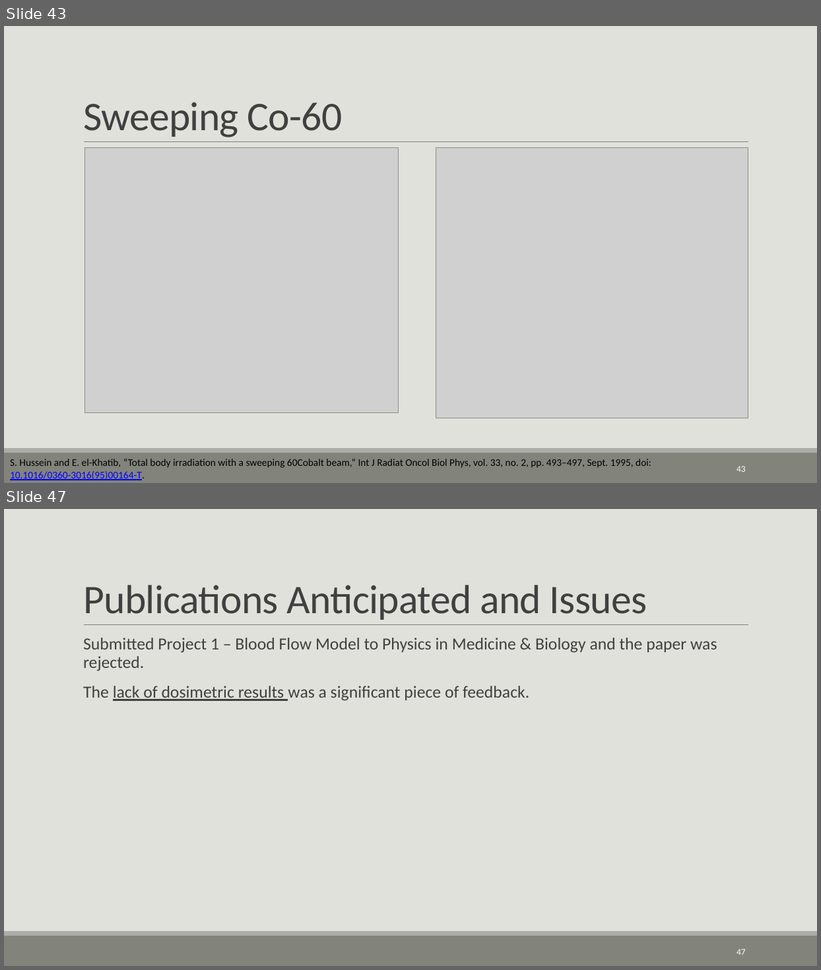
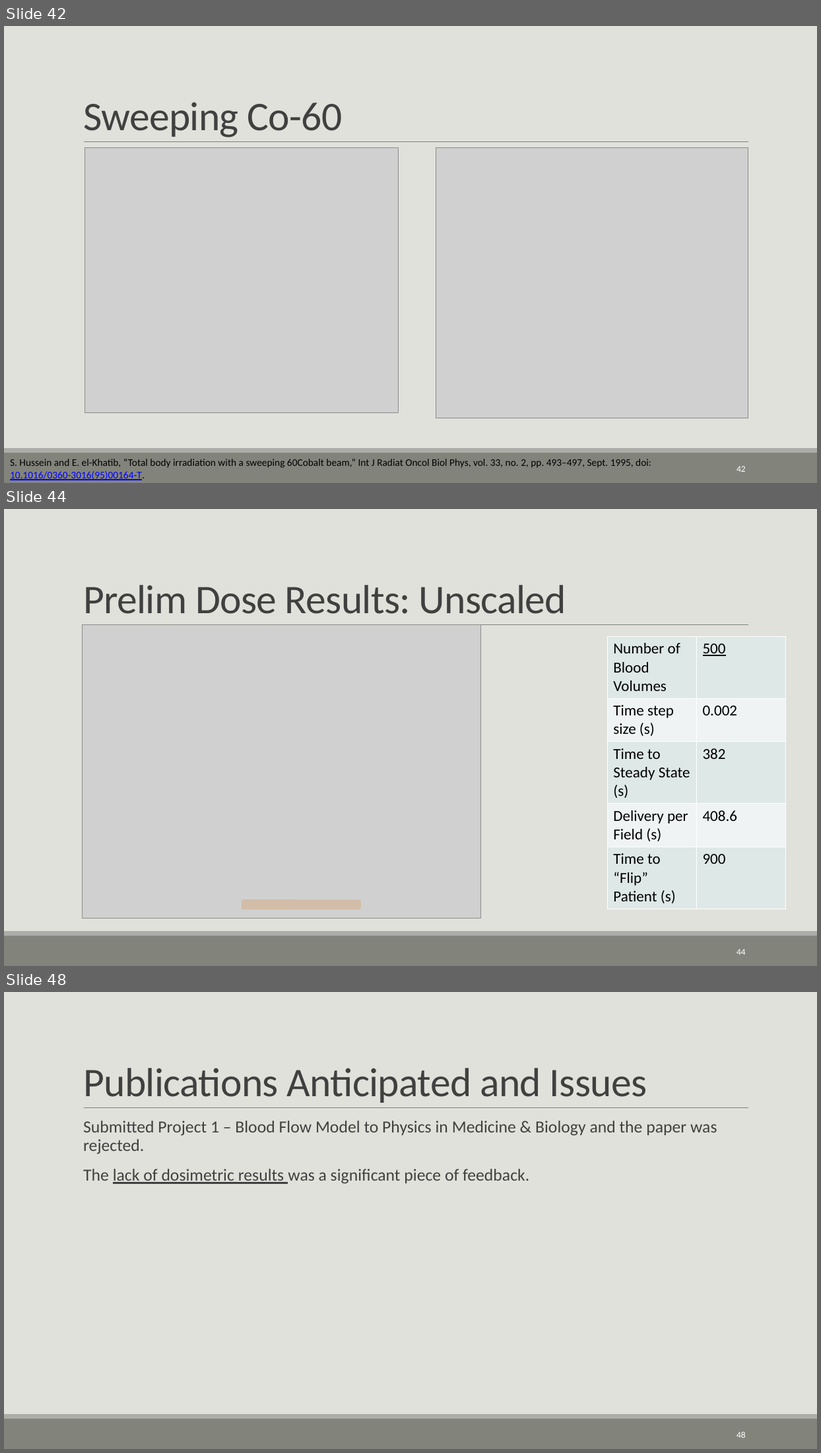
Before and after one commit to CNorthwayMedPhys/Full-Body-Flow-Model-Project, a slide deck: Working Documents/11.25_Committee Meeting.pptx. Shown one above the other, each under a label of ours: slides 43 and 47 before the commit, slides 42, 44 and 48 after it; the slides between them are not shown. The pictures are 821x970 and 821x1453 pixels, drawn with LibreOffice and Linux fonts; fonts in the diff are those of the drawing; grey boxes stand for pictures. Boxes give left, top, right and bottom in pixels: in the first picture for what was removed or moved away, otherwise in the second. Text is boxed around its words. In the diff, an @@ line names an element or a change of style, - is before the commit and + after.

```diff
--- a/Working Documents/11.25_Committee Meeting.pptx
+++ b/Working Documents/11.25_Committee Meeting.pptx
@@ slide 44 added at (4,509,817,966), background #E1E1DB; not listed: 3 template elements that a slide beside it also shows @@
@@ title added at (83,585,567,614), 48 pt, text #404040 @@
+Prelim Dose Results: Unscaled
@@ picture added at (82,625,481,919) @@
@@ table added at (607,636,785,906), 5 rows, 2 columns @@
+Number of Blood Volumes | 500
+Time step size (s) | 0.002
+Time to Steady State (s) | 382
+Delivery per Field (s) | 408.6
+Time to “Flip” Patient (s) | 900
@@ rounded rectangle added at (242,900,361,910), fill #DB8631 at 25% opacity @@
@@ page number added at (737,949,746,955), 10.5 pt, text #FFFFFF @@
+44
@@ what was slide 43 is now slide 42 @@
@@ what was slide 47 is now slide 48 @@
@@ page number at (737,1432,746,1438): text changed @@
-47
+48
```
Also in this commit, not shown: 9 slides changed, 1 other slide added, 1 slide removed, 6 other files.
